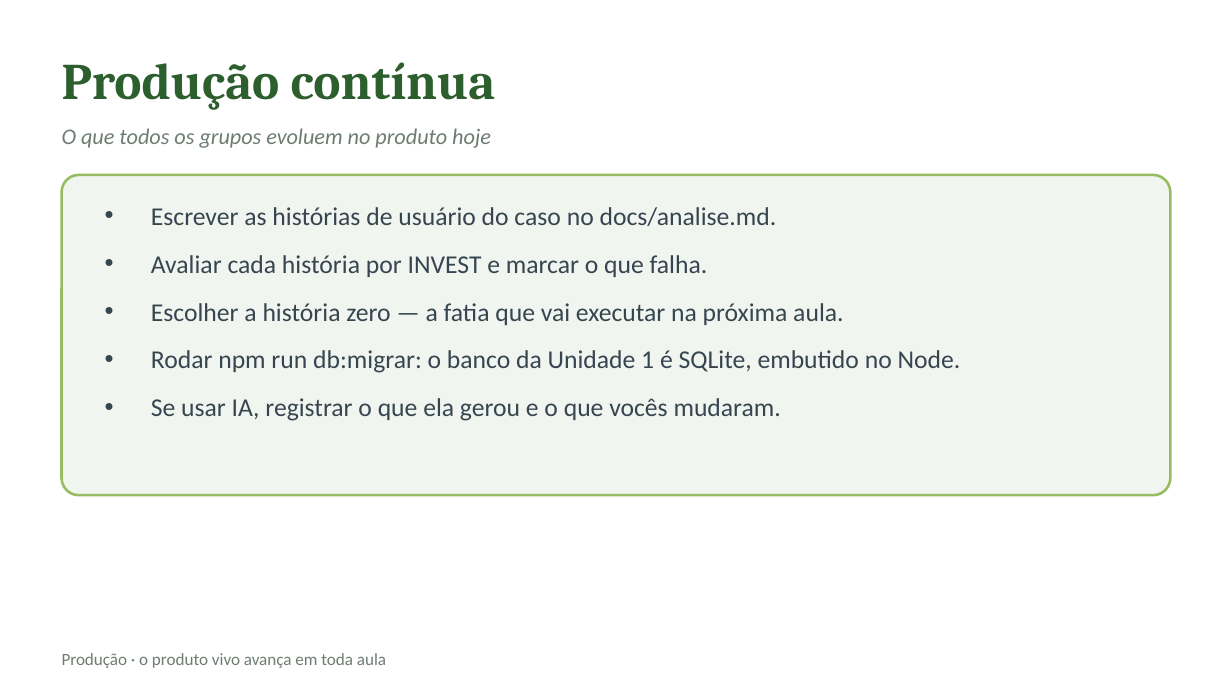
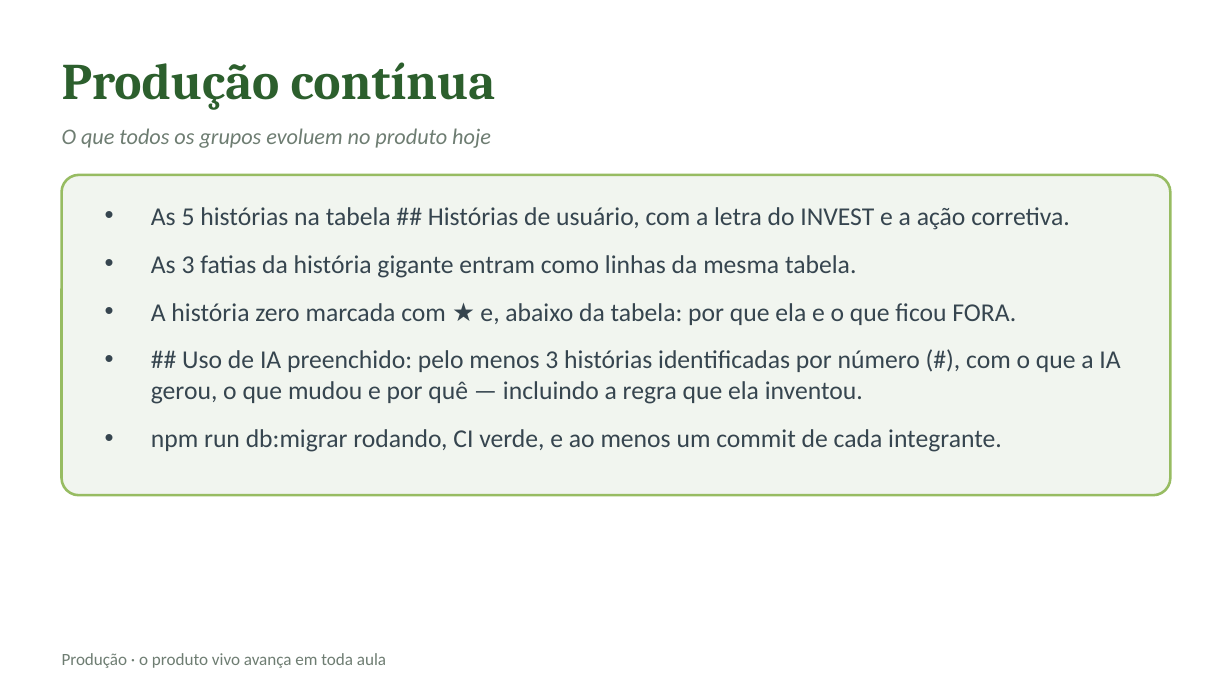
Before and after one commit to CatolicaSC-EngSoft/g1126-analise-projeto-desenvolvimento-agil-alunos, a slide deck: slide 29 of slides/aula-03-requisitos-historias-usuario.pptx (slide 13 before the commit). Drawn at 1232x693 pixels with LibreOffice and Linux fonts; fonts in the diff are those of the drawing. Boxes give left, top, right and bottom in pixels: in the first picture for what was removed or moved away, otherwise in the second. Text is boxed around its words. In the diff, an @@ line names an element or a change of style, - is before the commit and + after.

```diff
--- a/slides/aula-03-requisitos-historias-usuario.pptx
+++ b/slides/aula-03-requisitos-historias-usuario.pptx
@@ text at [151, 207, 1120, 452]: text changed @@
-• Escrever as histórias de usuário do caso no docs/analise.md.
-• Avaliar cada história por INVEST e marcar o que falha.
-• Escolher a história zero — a fatia que vai executar na próxima aula.
-• Rodar npm run db:migrar: o banco da Unidade 1 é SQLite, embutido no Node.
-• Se usar IA, registrar o que ela gerou e o que vocês mudaram.
+• As 5 histórias na tabela ## Histórias de usuário, com a letra do INVEST e a ação corretiva.
+• As 3 fatias da história gigante entram como linhas da mesma tabela.
+• A história zero marcada com ★ e, abaixo da tabela: por que ela e o que ficou FORA.
+• ## Uso de IA preenchido: pelo menos 3 histórias identificadas por número (#), com o que a IA gerou, o que mudou e por quê — incluindo a regra que ela inventou.
+• npm run db:migrar rodando, CI verde, e ao menos um commit de cada integrante.
```
Also in this commit, not shown: 12 other slides changed, 18 slides added, 2 slides removed, 7 other files.
